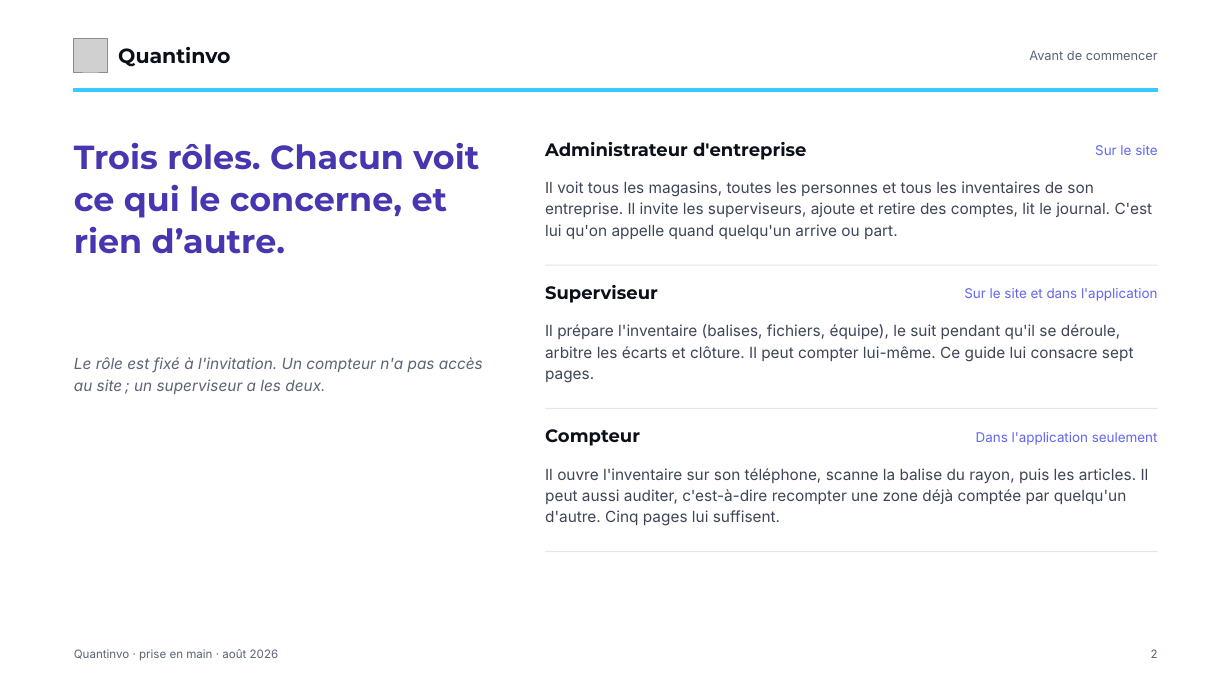
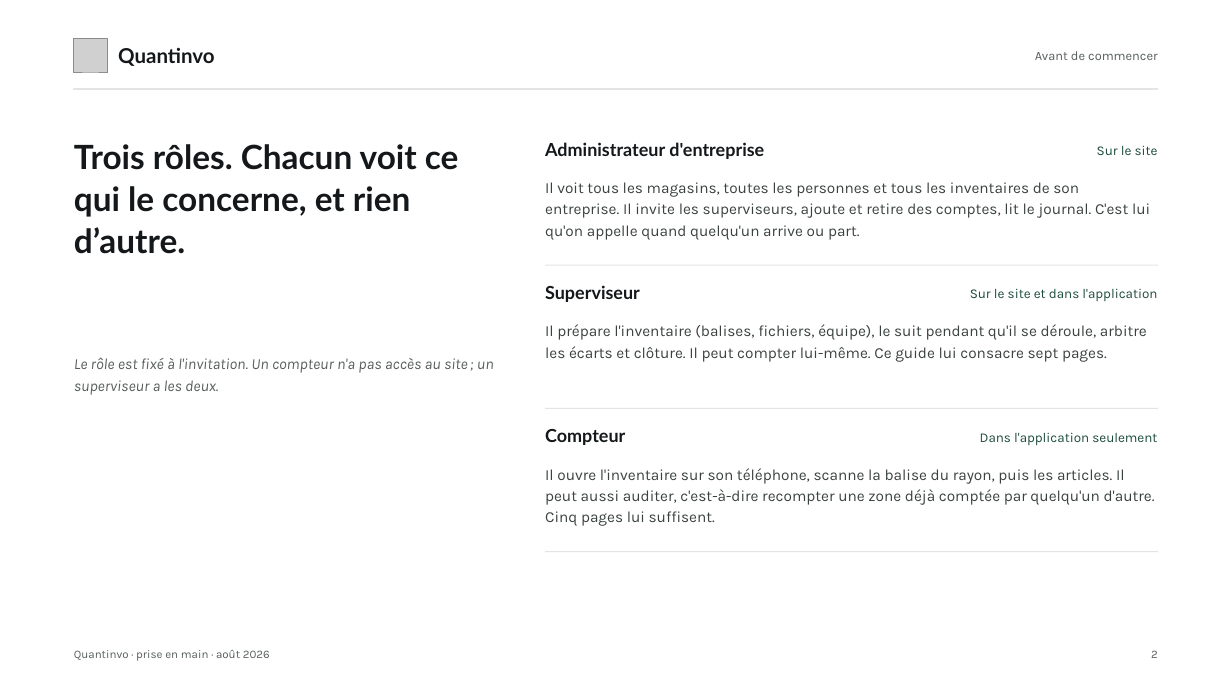
Before and after one commit to devkaylab/Inventaire, a slide deck: slide 2 of docs/entreprise/deck/Quantinvo-prise-en-main-marque.pptx. Drawn at 1232x693 pixels with LibreOffice and Linux fonts; fonts in the diff are those of the drawing; grey boxes stand for pictures. Boxes give left, top, right and bottom in pixels: in the first picture for what was removed or moved away, otherwise in the second. Text is boxed around its words. In the diff, an @@ line names an element or a change of style, - is before the commit and + after.

```diff
--- a/docs/entreprise/deck/Quantinvo-prise-en-main-marque.pptx
+++ b/docs/entreprise/deck/Quantinvo-prise-en-main-marque.pptx
@@ rectangle at (x1=74, y1=89, x2=1158, y2=90): fill #38C9FF to #E2E5E1; outline #38C9FF 1 pt to #E2E5E1 1 pt @@
@@ text "Trois rôles. Chacun voit ce ..." at (x1=74, y1=144, x2=459, y2=254): font Montserrat to Lato, text colour #4636B0 to #14181A @@
@@ font Montserrat to Lato, text colour #0B0F19 to #14181A in 4 elements at (x1=118, y1=47, x2=214, y2=66), (x1=545, y1=142, x2=764, y2=159), (x1=545, y1=285, x2=640, y2=302), (x1=545, y1=429, x2=625, y2=445) @@
@@ font Inter to Karla, text colour #6366F1 to #1E4D3B in 3 elements at (x1=1097, y1=146, x2=1158, y2=155), (x1=970, y1=289, x2=1157, y2=301), (x1=980, y1=433, x2=1157, y2=445) @@
@@ font Inter to Karla, text colour #3D4556 to #3A423F in 3 elements at (x1=545, y1=182, x2=1150, y2=240), (x1=545, y1=324, x2=1147, y2=362), (x1=545, y1=468, x2=1155, y2=526) @@
@@ font Inter to Karla, text colour #5B6475 to #575F5C in 4 elements at (x1=1035, y1=51, x2=1158, y2=60), (x1=74, y1=357, x2=494, y2=395), (x1=74, y1=650, x2=270, y2=661), (x1=1151, y1=650, x2=1158, y2=658) @@
```
Also in this commit, not shown: 18 other slides changed, 19 other files.
